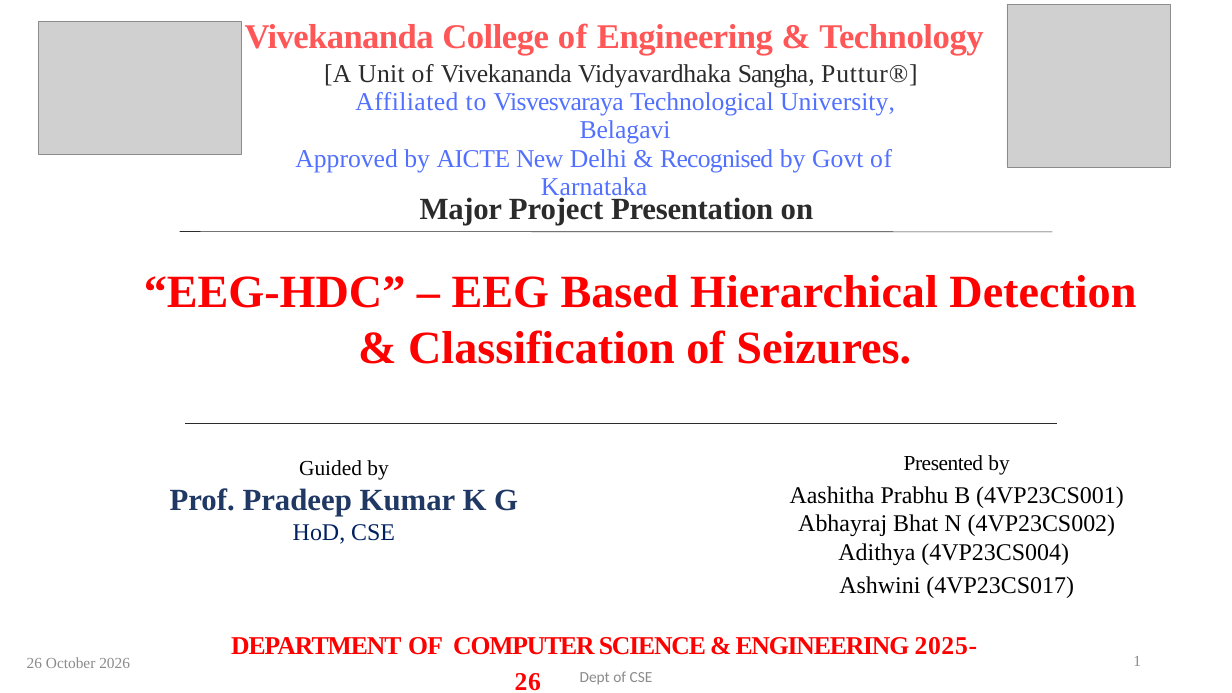
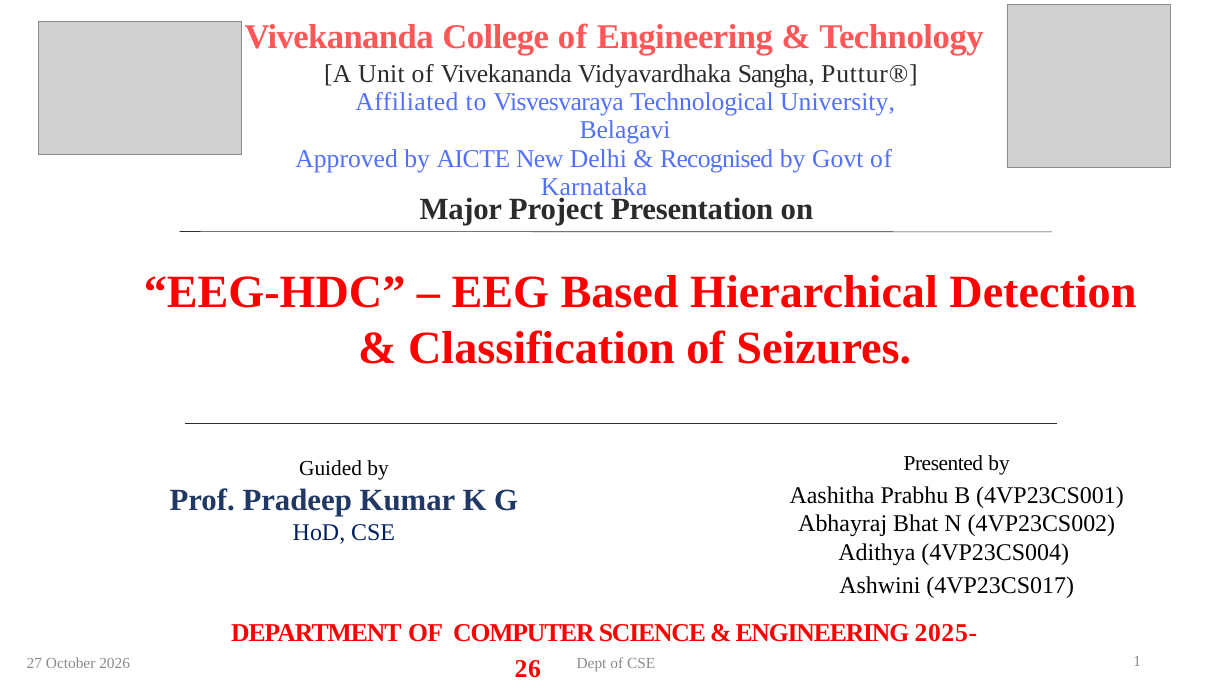
Before and after one commit to Adithya-1489181/eeg_hdc, a slide deck: slide 1 of presentation/EEG-HDC Final Presentation.pptx. Drawn at 1232x693 pixels with LibreOffice and Linux fonts; fonts in the diff are those of the drawing; grey boxes stand for pictures. Boxes give left, top, right and bottom in pixels: in the first picture for what was removed or moved away, otherwise in the second. Text is boxed around its words. In the diff, an @@ line names an element or a change of style, - is before the commit and + after.

```diff
--- a/presentation/EEG-HDC Final Presentation.pptx
+++ b/presentation/EEG-HDC Final Presentation.pptx
@@ text "DEPARTMENT OF COMPUTER SCIENCE & ...": place and size @@
-text "DEPARTMENT OF COMPUTER SCIENCE & ..." at [231,637,978,691]
+text "DEPARTMENT OF COMPUTER SCIENCE & ..." at [231,624,978,678]
@@ text at [27,657,130,668]: text changed @@
-26 October 2026
+27 October 2026
@@ text "Dept of CSE": place and size @@
-text "Dept of CSE" at [580,671,653,685]
+text "Dept of CSE" at [577,657,655,671]
@@ text "Dept of CSE" at [577,657,655,671]: font Calibri to Times New Roman @@
```
Also in this commit, not shown: 38 other slides changed, 1 slide removed, 2 other files.
